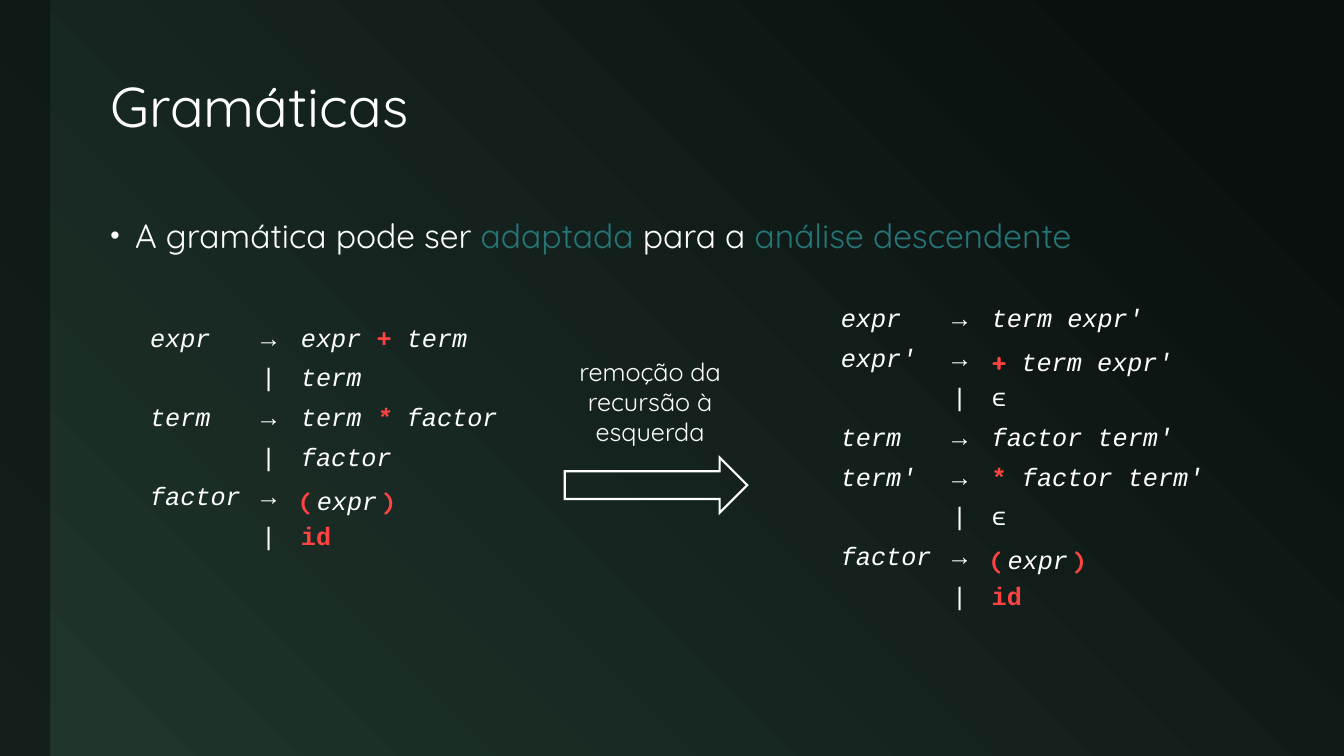
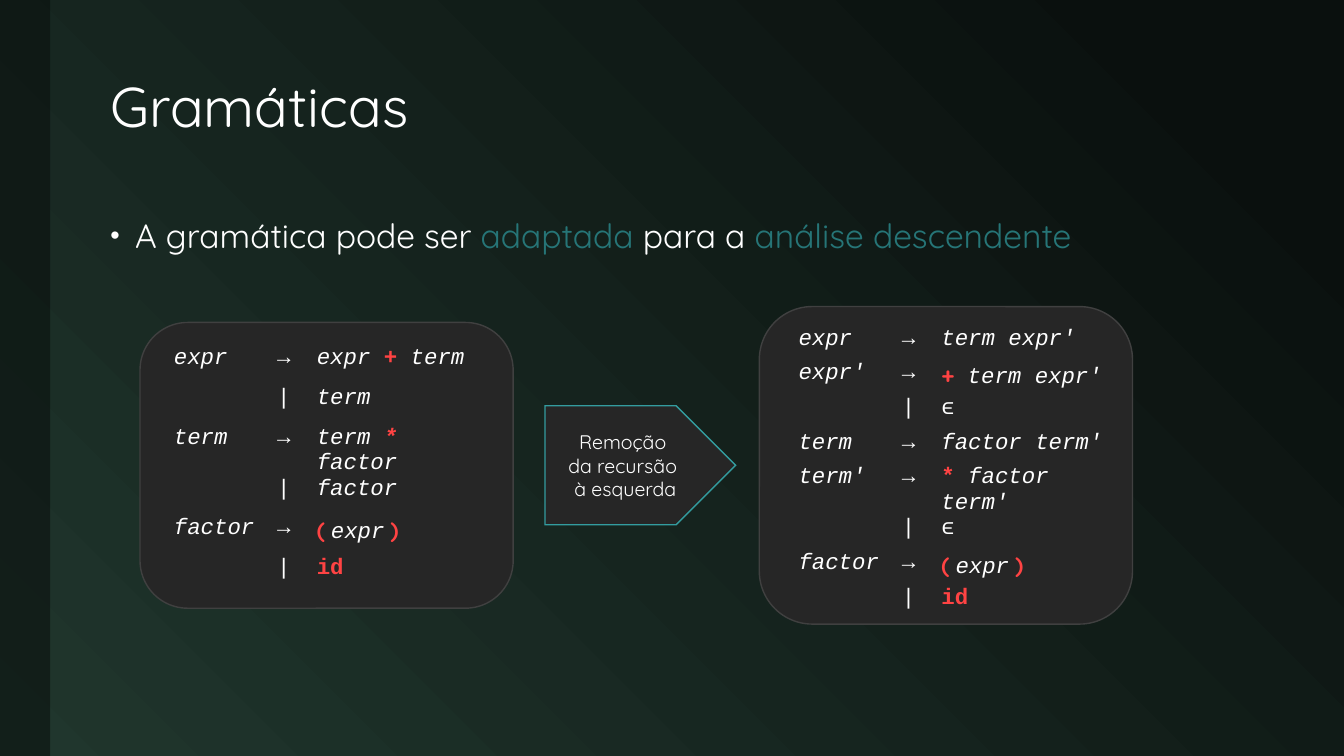
Before and after one commit to JudsonSS/Compiladores, a slide deck: slide 13 of Slides/19. Gramáticas.pptx (slide 11 before the commit). Drawn at 1344x756 pixels with LibreOffice and Linux fonts; fonts in the diff are those of the drawing. Boxes give left, top, right and bottom in pixels: in the first picture for what was removed or moved away, otherwise in the second. Text is boxed around its words. In the diff, an @@ line names an element or a change of style, - is before the commit and + after.

```diff
--- a/Slides/19. Gramáticas.pptx
+++ b/Slides/19. Gramáticas.pptx
@@ rounded rectangle added at [140, 323, 513, 608], fill #262626, outline #404040 1 pt @@
@@ rounded rectangle added at [759, 307, 1132, 624], fill #262626, outline #404040 1 pt @@
@@ table at [788, 327, 1124, 608] @@
@@ size 18 to 16 pt @@
@@ table: place and size @@
-table at [831, 307, 1266, 624]
+table at [788, 327, 1124, 608]
@@ table at [163, 347, 488, 585] @@
@@ size 18 to 16 pt @@
@@ table: place and size @@
-table at [140, 327, 576, 565]
+table at [163, 347, 488, 585]
@@ pentagon arrow "Remoção da recursão à esquerda": place and size @@
-pentagon arrow "Remoção da recursão à esquerda" at [579, 362, 720, 446]
+pentagon arrow "Remoção da recursão à esquerda" at [544, 406, 735, 525]
@@ pentagon arrow "Remoção da recursão à esquerda" at [544, 406, 735, 525]: vertical alignment top to middle; fill none to #262626; outline none to #339C9F 1 pt @@
@@ text in pentagon arrow at [568, 435, 677, 500]: text changed; size 18 to 14 pt @@
-remoção da recursão à esquerda
+Remoção
+da recursão
+à esquerda
@@ right arrow removed at [565, 458, 747, 513] @@
```
Also in this commit, not shown: 15 other slides changed, 6 slides added.
